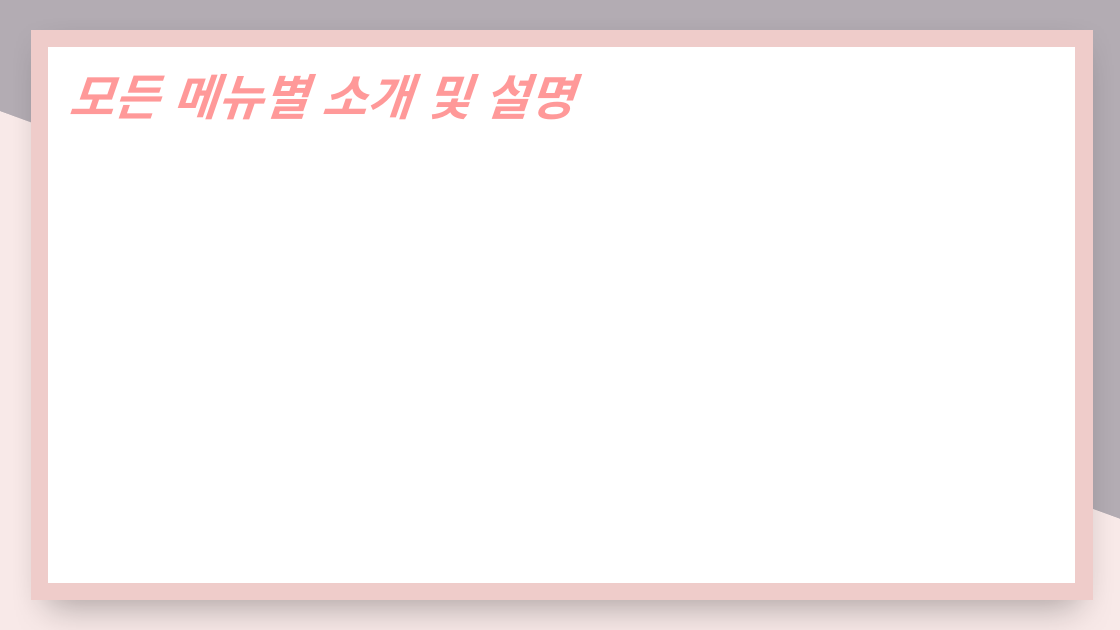
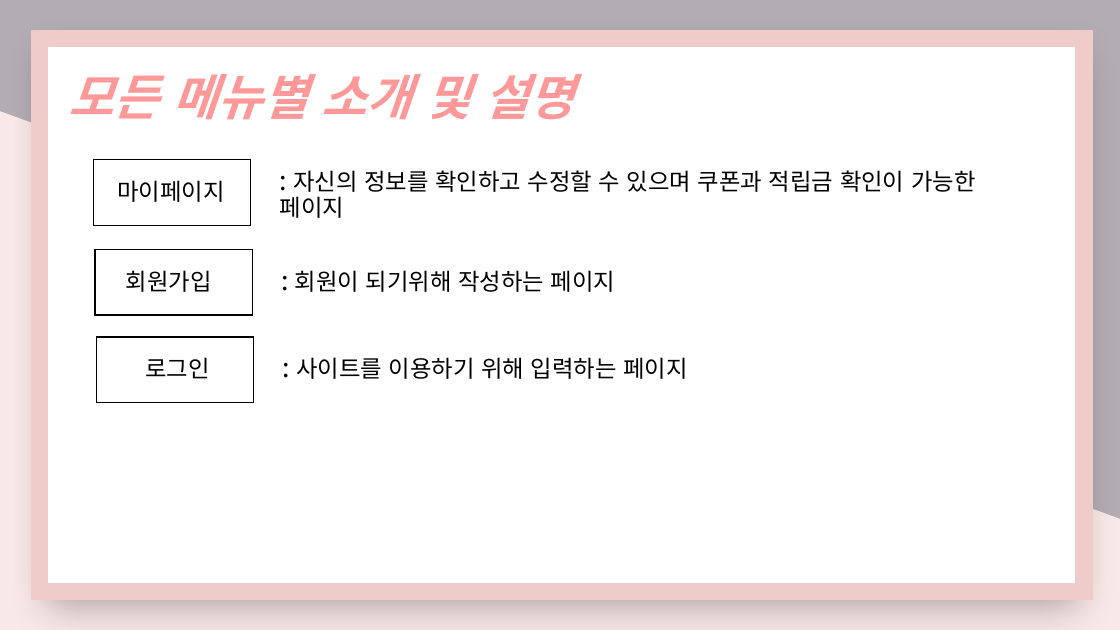
Before and after one commit to nimi2838/thecare, a slide deck: slide 13 of 졸작 기획서.pptx (slide 27 before the commit). Drawn at 1120x630 pixels with LibreOffice and Linux fonts; fonts in the diff are those of the drawing. Boxes give left, top, right and bottom in pixels: in the first picture for what was removed or moved away, otherwise in the second. Text is boxed around its words. In the diff, an @@ line names an element or a change of style, - is before the commit and + after.

```diff
--- a/졸작 기획서.pptx
+++ b/졸작 기획서.pptx
@@ rectangle added at (x1=93, y1=160, x2=250, y2=225), outline #000000 1 pt @@
@@ text added at (x1=280, y1=170, x2=975, y2=218), 20 pt, text #000000 @@
+: 자신의 정보를 확인하고 수정할 수 있으며 쿠폰과 적립금 확인이 가능한 페이지
@@ text added at (x1=117, y1=180, x2=224, y2=202), 20 pt, text #000000 @@
+마이페이지
@@ rectangle added at (x1=95, y1=250, x2=252, y2=315), outline #000000 1 pt @@
@@ text added at (x1=126, y1=270, x2=212, y2=292), 20 pt, text #000000 @@
+회원가입
@@ text added at (x1=295, y1=270, x2=615, y2=292), 20 pt, text #000000 @@
+: 회원이 되기위해 작성하는 페이지
@@ rectangle added at (x1=97, y1=337, x2=254, y2=402), outline #000000 1 pt @@
@@ text added at (x1=145, y1=357, x2=209, y2=379), 20 pt, text #000000 @@
+로그인
@@ text added at (x1=296, y1=357, x2=687, y2=379), 20 pt, text #000000 @@
+: 사이트를 이용하기 위해 입력하는 페이지
```
Also in this commit, not shown: 1 other slide changed, 2 slides added.
